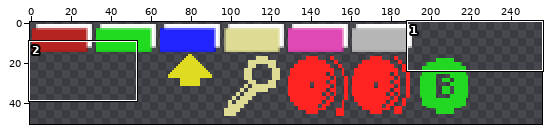
Two versions of one sprite sheet, Break_In_MSX/2DGame/Break_In/Break_In/images/tileset.png. Above: a wide view before the commit, with the close-up outlined.
Close-up. Before the edit:
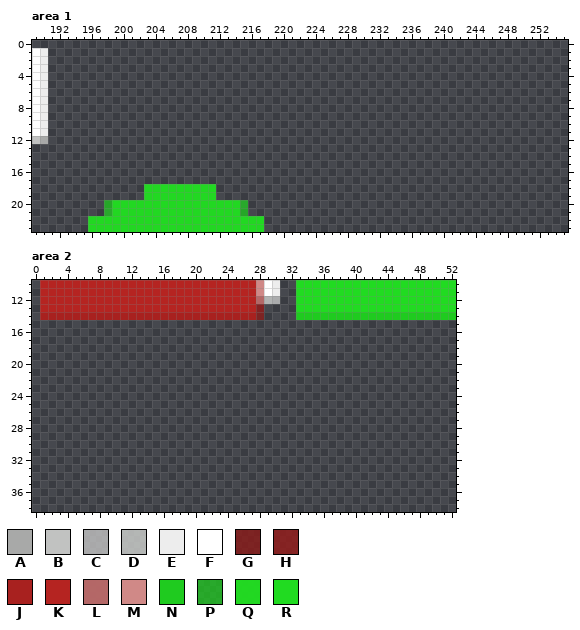
The file is 256x256 pixels. Pixels under 10% opacity are left out. Colours within 5 levels of each other are drawn and written as one. Shown: area 1: x 189..255, y 0..23; area 2: x 0..52, y 10..38. The old version is drawn lined up with the new one. The wide view leaves out empty margins.
Palette (. is transparent): A #a8a9a8  B #c1c2c1  C #c2c2c2ce  D #ced1cece  E #ededed  F #ffffff  G #8a1b19ce  H #951c1ace  J #a8211f  K #b52421  L #b86968f6  M #d08987  N #1fcb1f  P #1fcc1fbb  Q #21db21f9  R #21db21
Pixels before, area 1, first column x 189:
 1 FE...........................
 2 FE...........................
 3 FE...........................
 4 FE...........................
 5 FE...........................
 6 FE...........................
 7 FE...........................
 8 FE...........................
 9 FE...........................
10 FE...........................
11 FE...........................
12 BA...........................
13 .............................
14 .............................
15 .............................
16 .............................
17 .............................
18 ..............QQQQQQQQQ......
19 ..............QQQQQQQQQ......
20 .........PQQQQQQQQQQQQQQQQP..
21 .........PQQQQQQQQQQQQQQQQP..
22 .......QQQQQQQQQQQQQQQQQQQQQQ
23 .......QQQQQQQQQQQQQQQQQQQQQQ
Pixels before, area 2, first column x 1:
10 KKKKKKKKKKKKKKKKKKKKKKKKKKKMFE..RRRRRRRRRRRRRRRRRRRR
11 KKKKKKKKKKKKKKKKKKKKKKKKKKKMFE..RRRRRRRRRRRRRRRRRRRR
12 KKKKKKKKKKKKKKKKKKKKKKKKKKKLDC..RRRRRRRRRRRRRRRRRRRR
13 KKKKKKKKKKKKKKKKKKKKKKKKKKKH....RRRRRRRRRRRRRRRRRRRR
14 JJJJJJJJJJJJJJJJJJJJJJJJJJJG....NNNNNNNNNNNNNNNNNNNN
Once edited:
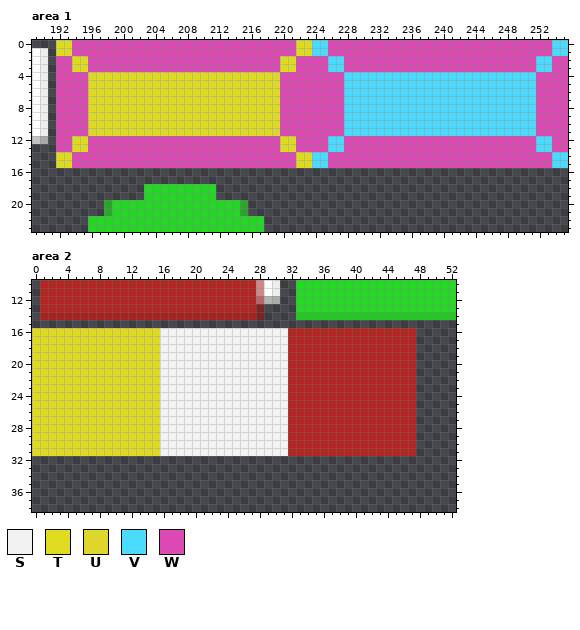
Colours new in this view: S #f3f2f3  T #dedb21  U #ded62d  V #4adbff  W #de49b5
The edit:
drawings rearranged on the sheet (the old picture shows each at its new place; 2 dropped ones are not shown)
Changed rows in their new state; - is an unchanged pixel.
Area 1:
first column x 192:
 0 TTWWWWWWWWWWWWWWWWWWWWWWWWWWWWTTVVWWWWWWWWWWWWWWWWWWWWWWWWWWWWVV
 1 TTWWWWWWWWWWWWWWWWWWWWWWWWWWWWTTVVWWWWWWWWWWWWWWWWWWWWWWWWWWWWVV
 2 WWTTWWWWWWWWWWWWWWWWWWWWWWWWTTWWWWVVWWWWWWWWWWWWWWWWWWWWWWWWVVWW
 3 WWTTWWWWWWWWWWWWWWWWWWWWWWWWTTWWWWVVWWWWWWWWWWWWWWWWWWWWWWWWVVWW
 4 WWWWUTTTTTTTTTTTTTTTTTTTTTTUWWWWWWWWVVVVVVVVVVVVVVVVVVVVVVVVWWWW
 5 WWWWTTTTTTTTTTTTTTTTTTTTTTTTWWWWWWWWVVVVVVVVVVVVVVVVVVVVVVVVWWWW
 6 WWWWTTTTTTTTTTTTTTTTTTTTTTTTWWWWWWWWVVVVVVVVVVVVVVVVVVVVVVVVWWWW
 7 WWWWTTTTTTTTTTTTTTTTTTTTTTTTWWWWWWWWVVVVVVVVVVVVVVVVVVVVVVVVWWWW
 8 WWWWTTTTTTTTTTTTTTTTTTTTTTTTWWWWWWWWVVVVVVVVVVVVVVVVVVVVVVVVWWWW
 9 WWWWTTTTTTTTTTTTTTTTTTTTTTTTWWWWWWWWVVVVVVVVVVVVVVVVVVVVVVVVWWWW
10 WWWWTTTTTTTTTTTTTTTTTTTTTTTTWWWWWWWWVVVVVVVVVVVVVVVVVVVVVVVVWWWW
11 WWWWUTTTTTTTTTTTTTTTTTTTTTTUWWWWWWWWVVVVVVVVVVVVVVVVVVVVVVVVWWWW
12 WWTTWWWWWWWWWWWWWWWWWWWWWWWWTTWWWWVVWWWWWWWWWWWWWWWWWWWWWWWWVVWW
13 WWTTWWWWWWWWWWWWWWWWWWWWWWWWTTWWWWVVWWWWWWWWWWWWWWWWWWWWWWWWVVWW
14 TTWWWWWWWWWWWWWWWWWWWWWWWWWWWWTTVVWWWWWWWWWWWWWWWWWWWWWWWWWWWWVV
15 TTWWWWWWWWWWWWWWWWWWWWWWWWWWWWTTVVWWWWWWWWWWWWWWWWWWWWWWWWWWWWVV
Area 2:
first column x 0:
16 TTTTTTTTTTTTTTTTSSSSSSSSSSSSSSSSKKKKKKKKKKKKKKKK
17 TTTTTTTTTTTTTTTTSSSSSSSSSSSSSSSSKKKKKKKKKKKKKKKK
18 TTTTTTTTTTTTTTTTSSSSSSSSSSSSSSSSKKKKKKKKKKKKKKKK
19 TTTTTTTTTTTTTTTTSSSSSSSSSSSSSSSSKKKKKKKKKKKKKKKK
20 TTTTTTTTTTTTTTTTSSSSSSSSSSSSSSSSKKKKKKKKKKKKKKKK
21 TTTTTTTTTTTTTTTTSSSSSSSSSSSSSSSSKKKKKKKKKKKKKKKK
22 TTTTTTTTTTTTTTTTSSSSSSSSSSSSSSSSKKKKKKKKKKKKKKKK
23 TTTTTTTTTTTTTTTTSSSSSSSSSSSSSSSSKKKKKKKKKKKKKKKK
24 TTTTTTTTTTTTTTTTSSSSSSSSSSSSSSSSKKKKKKKKKKKKKKKK
25 TTTTTTTTTTTTTTTTSSSSSSSSSSSSSSSSKKKKKKKKKKKKKKKK
26 TTTTTTTTTTTTTTTTSSSSSSSSSSSSSSSSKKKKKKKKKKKKKKKK
27 TTTTTTTTTTTTTTTTSSSSSSSSSSSSSSSSKKKKKKKKKKKKKKKK
28 TTTTTTTTTTTTTTTTSSSSSSSSSSSSSSSSKKKKKKKKKKKKKKKK
29 TTTTTTTTTTTTTTTTSSSSSSSSSSSSSSSSKKKKKKKKKKKKKKKK
30 TTTTTTTTTTTTTTTTSSSSSSSSSSSSSSSSKKKKKKKKKKKKKKKK
31 TTTTTTTTTTTTTTTTSSSSSSSSSSSSSSSSKKKKKKKKKKKKKKKK
Boxes around the changes in both close-ups, in picture pixels (x1, y1, x2, y2):
added: (56, 40, 568, 168)
added: (32, 328, 416, 456)
